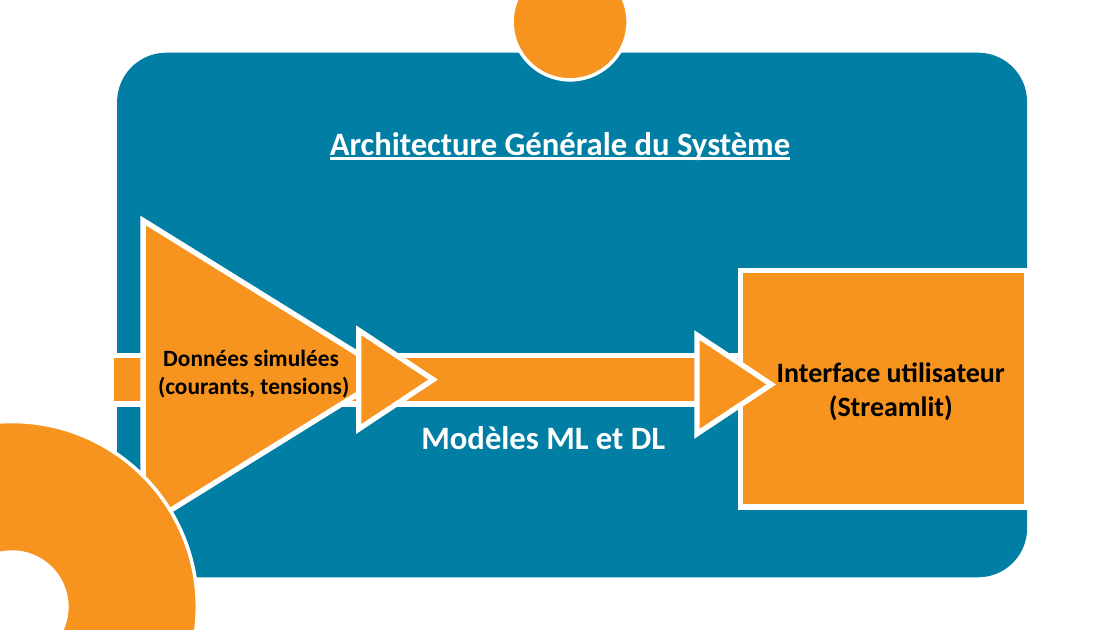
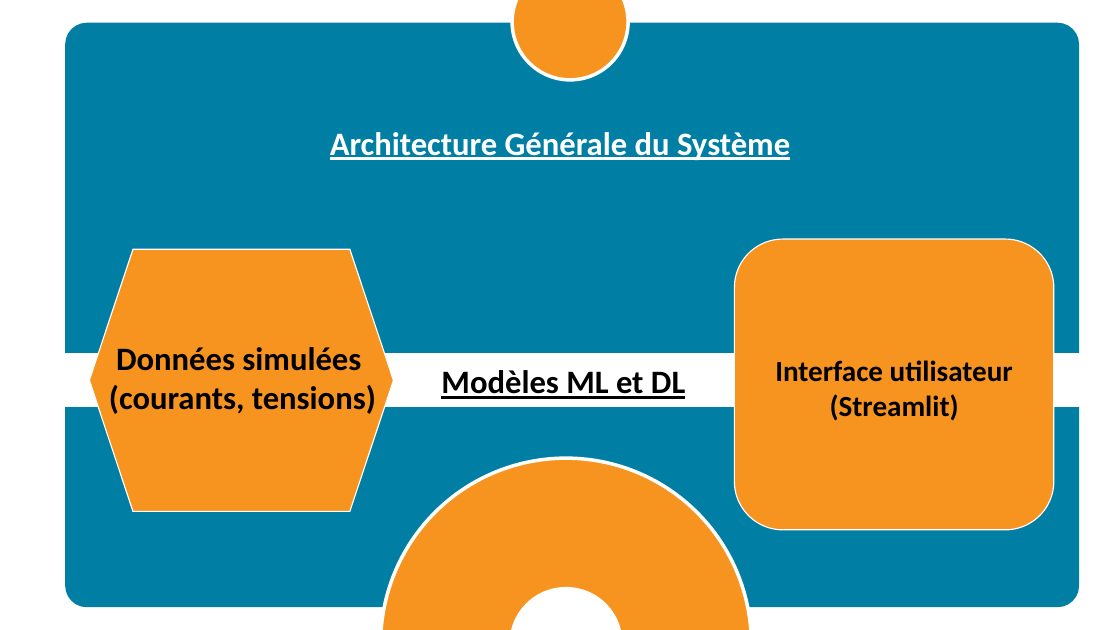
Before and after one commit to OussamaTabDev/DistributionElectrique, a slide deck: slide 5 of Rapport + Presentation + Video/Presentation2.pptx. Drawn at 1120x630 pixels with LibreOffice and Linux fonts; fonts in the diff are those of the drawing. Boxes give left, top, right and bottom in pixels: in the first picture for what was removed or moved away, otherwise in the second. Text is boxed around its words. In the diff, an @@ line names an element or a change of style, - is before the commit and + after.

```diff
--- a/Rapport + Presentation + Video/Presentation2.pptx
+++ b/Rapport + Presentation + Video/Presentation2.pptx
@@ rounded rectangle: place and size @@
-rounded rectangle at box(117, 53, 1027, 578)
+rounded rectangle at box(66, 23, 1080, 607)
@@ rounded rectangle at box(66, 23, 1080, 607): proportions changed @@
@@ triangle removed at box(143, 221, 390, 527) @@
@@ rounded rectangle added at box(734, 239, 1054, 530), fill #F7941F, outline #FFFFFF 1 pt @@
@@ hexagon added at box(89, 250, 393, 512), fill #F7941F, outline #FFFFFF 1 pt @@
@@ rectangle removed at box(740, 271, 1027, 507) @@
@@ rounded rectangle: place and size @@
-rounded rectangle at box(112, 355, 1031, 404)
+rounded rectangle at box(0, 355, 1120, 404)
@@ rounded rectangle at box(0, 355, 1120, 404): fill #F7941F to #FFFFFF @@
@@ text "Données simulées": place and size @@
-text "Données simulées" at box(158, 349, 349, 400)
+text "Données simulées" at box(109, 347, 376, 414)
@@ text "Données simulées" at box(109, 347, 376, 414): size 20 to 28 pt @@
@@ triangle removed at box(359, 331, 434, 430) @@
@@ text "Modèles ML et DL": place and size @@
-text "Modèles ML et DL" at box(421, 426, 665, 450)
+text "Modèles ML et DL" at box(441, 370, 685, 399)
@@ text "Modèles ML et DL" at box(441, 370, 685, 399): text colour #FFFFFF to #000000, underline on @@
@@ triangle removed at box(697, 335, 772, 434) @@
@@ text "Interface utilisateur" at box(775, 360, 1013, 421): size 24 to 25 pt @@
@@ ellipse: place and size @@
-ellipse at box(0, 422, 197, 630)
+ellipse at box(381, 458, 751, 630)
@@ ellipse: place and size @@
-ellipse at box(0, 552, 67, 630)
+ellipse at box(512, 589, 622, 630)
```
Also in this commit, not shown: 6 other slides changed, 6 other files.
